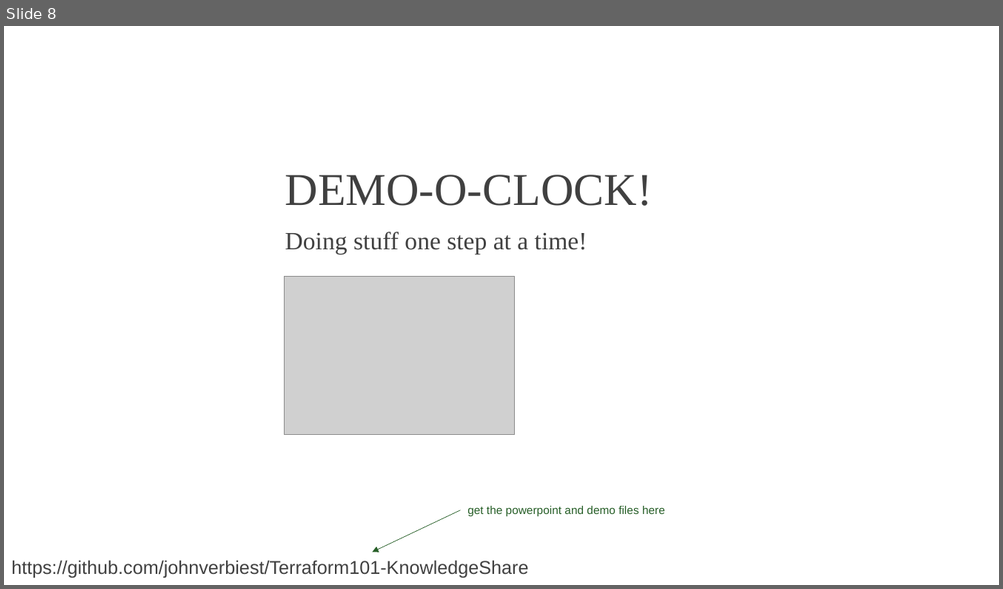
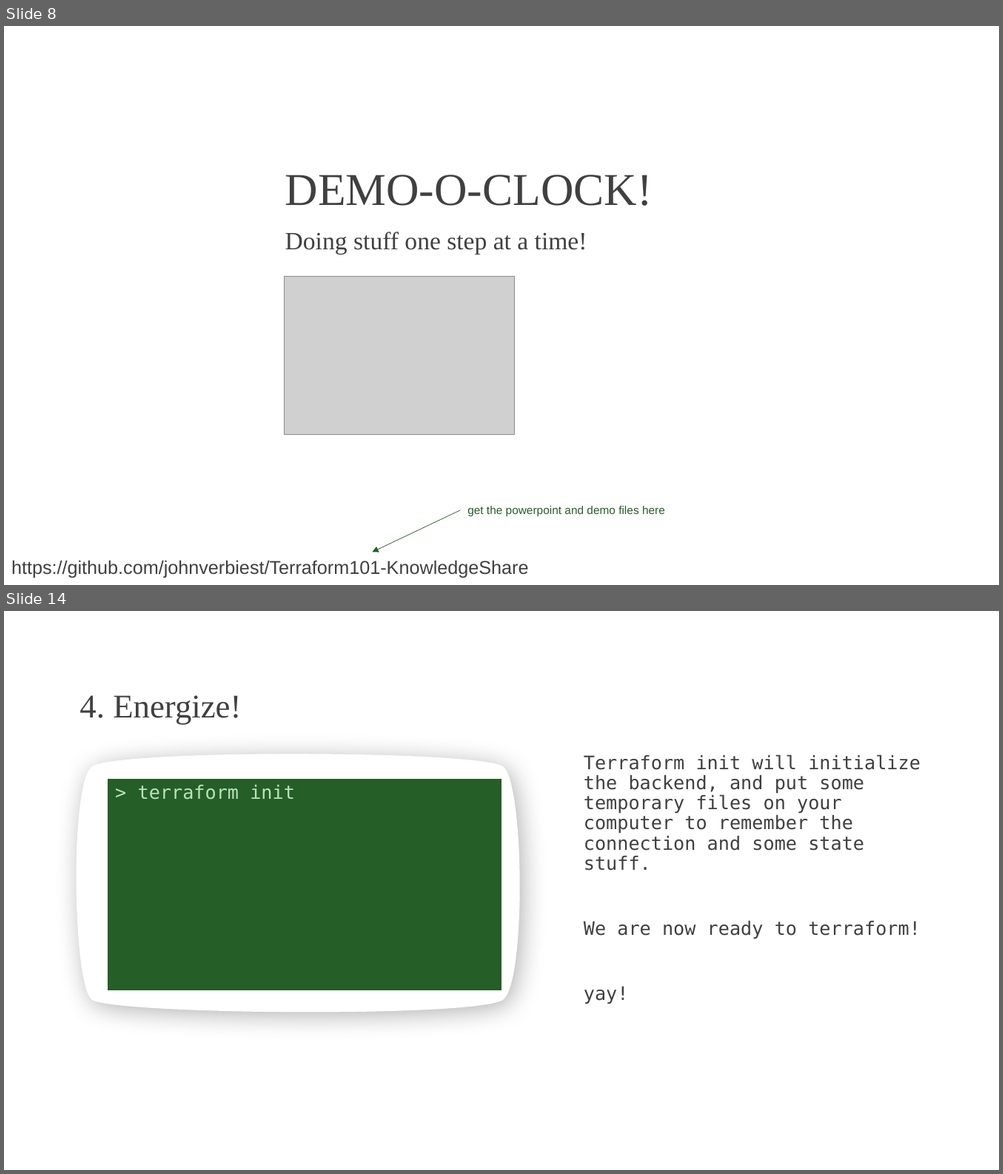
Before and after one commit to johnverbiest/Terraform101-KnowledgeShare, a slide deck: Terraform 101.pptx. Shown one above the other, each under a label of ours: slide 8 before the commit, slides 8 and 14 after it; the slides between them are not shown. The pictures are 1003x589 and 1003x1174 pixels, drawn with LibreOffice and Linux fonts; fonts in the diff are those of the drawing; grey boxes stand for pictures; background and template pictures are left out. Boxes give left, top, right and bottom in pixels: in the first picture for what was removed or moved away, otherwise in the second. Text is boxed around its words. In the diff, an @@ line names an element or a change of style, - is before the commit and + after.

Commit message:
All the things for terraform init

```diff
--- a/Terraform 101.pptx
+++ b/Terraform 101.pptx
@@ slide 14 added at (4, 611, 999, 1170), background picture (left out) @@
@@ title added at (79, 695, 241, 725), 32 pt, text #404040 @@
+4. Energize!
@@ freeform shape added at (70, 749, 526, 1017), fill #FFFFFF @@
@@ text added at (583, 755, 920, 1005), 18 pt, text #404040 @@
+Terraform init will initialize the backend, and put some temporary files on your computer to remember the connection and some state stuff.
+We are now ready to terraform!
+yay!
@@ rectangle added at (108, 779, 502, 990), fill #265E27, 18 pt, text #B9E3BA @@
+> terraform init
```
Also in this commit, not shown: 1 slide changed, 5 other slides added, 2 other files.
